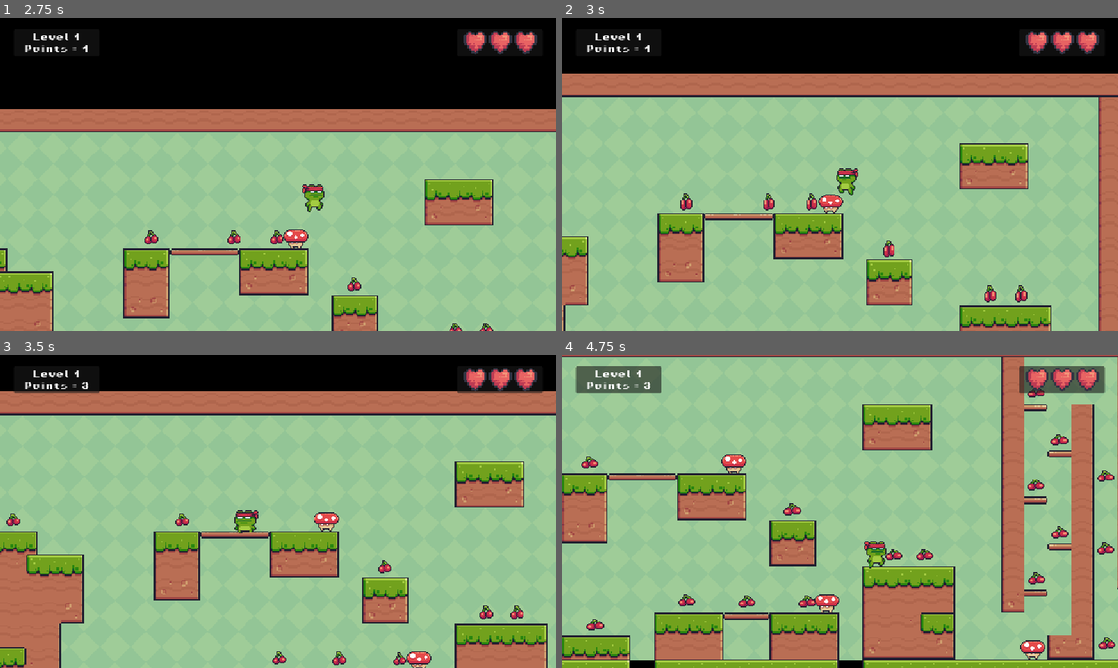
Above: before the commit, frames 1-4 (two rows, left to right).
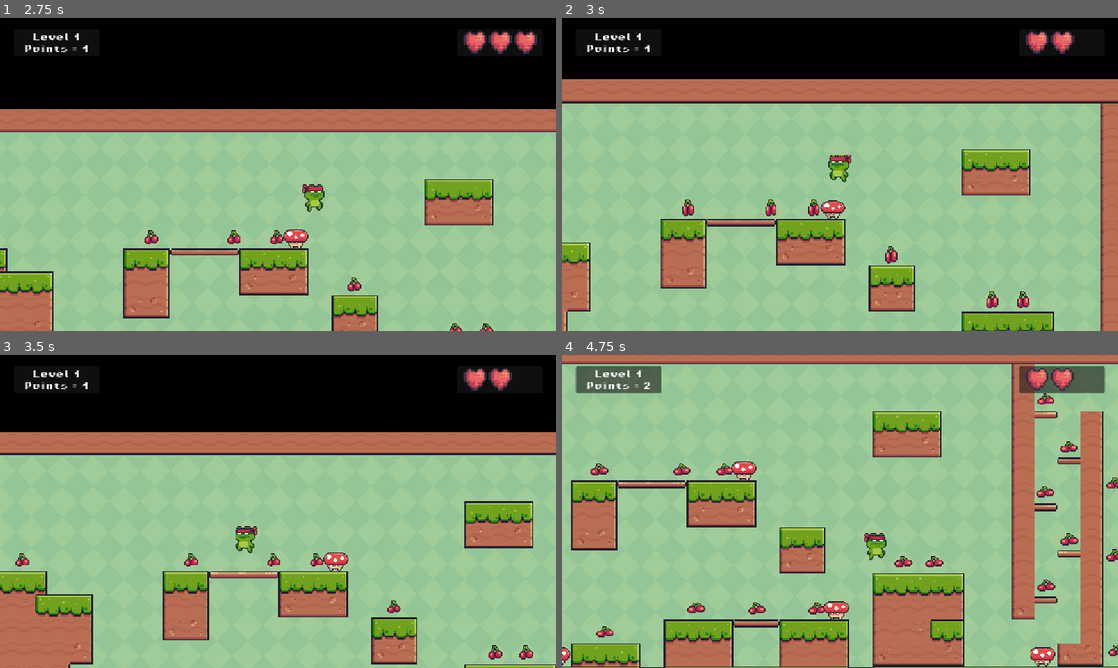
Above: after the commit, the same moments.

Repository: ardiantohendy/godot-the-real-ninja
Game: Godot game, scene res://scenes/main_menu.tscn
The game is run twice, just before and just after one commit, with the same random seed, the same clock (stepped at 60 frames per second) and the same inputs.
Inputs:
- Up to frame 1 (2.75 s): click "Play Game" at 0.5 s; hold Right (right) from 1.28 s (still down); tap Up (jump) at 1.35, 1.52, 1.82, 2.1, 2.27, 2.57 s
- Up to frame 2 (3 s): release Right (right) at 2.78 s; hold Left (left) from 2.78 s (still down); tap Up (jump) at 2.85 s
- Up to frame 3 (3.5 s): keep holding Left (left)
- Up to frame 4 (4.75 s): release Left (left) at 3.53 s; hold Right (right) from 3.53 s (still down); tap Up (jump) at 3.6, 3.77, 4.07, 4.35, 4.52 s

Frame 1 is identical in both runs. In frame 2, 14% of the frame differs, in the area x 0-100%, y 4-100%; in frame 3, 41%; in frame 4, 30%.

Commit message:
new commit add player get hit effect

Diff:
--- a/scenes/Level1.tscn
+++ b/scenes/Level1.tscn
@@ -383,8 +383,9 @@
 [node name="CollisionShape2D" type="CollisionShape2D" parent="SceneObjects/KillZone"]
 shape = SubResource("WorldBoundaryShape2D_jxjwb")
 
-[node name="GameManager" type="Node" parent="."]
+[node name="GameManager" type="Node" parent="." node_paths=PackedStringArray("hearts")]
 script = ExtResource("5_tbgi4")
+hearts = [NodePath("../UI/Hearts/HBoxContainer/Heart"), NodePath("../UI/Hearts/HBoxContainer/Heart2"), NodePath("../UI/Hearts/HBoxContainer/Heart3")]
 
 [node name="Timer" type="Timer" parent="GameManager"]
 
--- a/scripts/game_manager.gd
+++ b/scripts/game_manager.gd
@@ -2,6 +2,7 @@
 
 @onready var point_label = $"../UI/Panel/Points"
 @onready var timer = $Timer
+@export var hearts : Array[Node]
 
 var points = 0
 var health = 3
@@ -9,6 +10,14 @@
 func decrease_health():
 	health -= 1
 	print("Health: " + str(health))
+
+	#for decreasing hearts in UI
+	for h in 3:
+		if h < health:
+			hearts[h].show()
+		else:
+			hearts[h].hide()
+
 	if(health == 0):
 		get_tree().reload_current_scene()
 
--- a/scripts/main_character.gd
+++ b/scripts/main_character.gd
@@ -9,9 +9,10 @@
 func jump():
 	velocity.y = JUMP_VELOCITY
 
-func get_hit():
-	velocity.y = (JUMP_VELOCITY + 300)
-
+#animation get hit
+func get_hit(x):
+	velocity.y = JUMP_VELOCITY
+	velocity.x = x
 
 func _physics_process(delta: float) -> void:
 	# Add the gravity.
--- a/scripts/mooshroom.gd
+++ b/scripts/mooshroom.gd
@@ -7,13 +7,21 @@
 func _on_area_2d_body_entered(body: Node2D) -> void:
 	if body.name == "CharacterBody2D":
 		var y_delta = position.y - body.position.y
-		if y_delta >= 30:
+		#animation get hit
+		var x_delta = body.position.x - position.x
+
+		if y_delta > 30:
 			body.jump()
 			queue_free()
 			print("ENEMY DEAD!!!")
 		else:
-			body.get_hit()
 			game_manager.decrease_health()
+			#animation get hit
+			if x_delta > 0:
+				body.get_hit(900)
+			else:
+				body.get_hit(-900)
+
 			#body.get_node("CollisionShape2D").queue_free()
 			#timer.start()
 			#print("YOU DEAD!!!")
